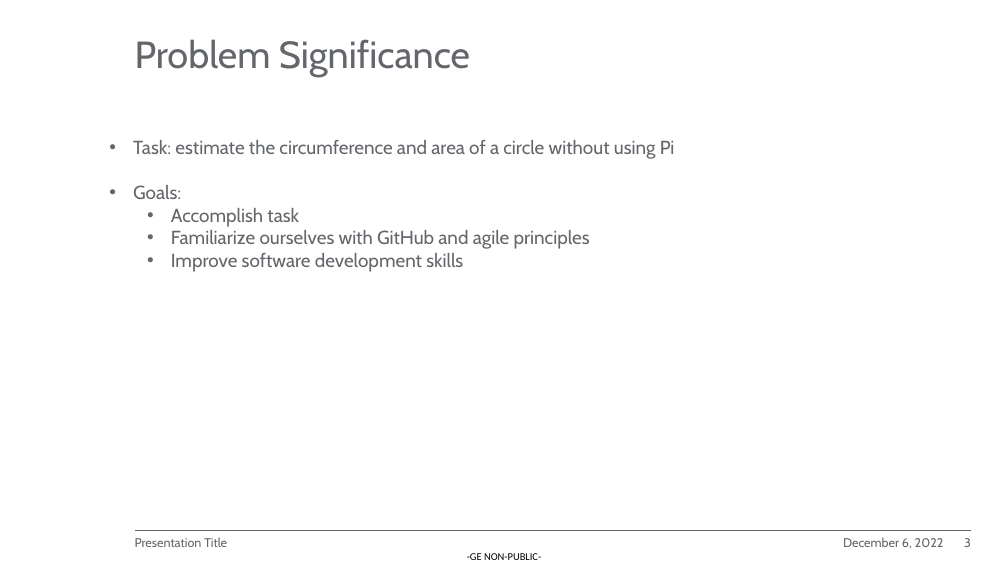
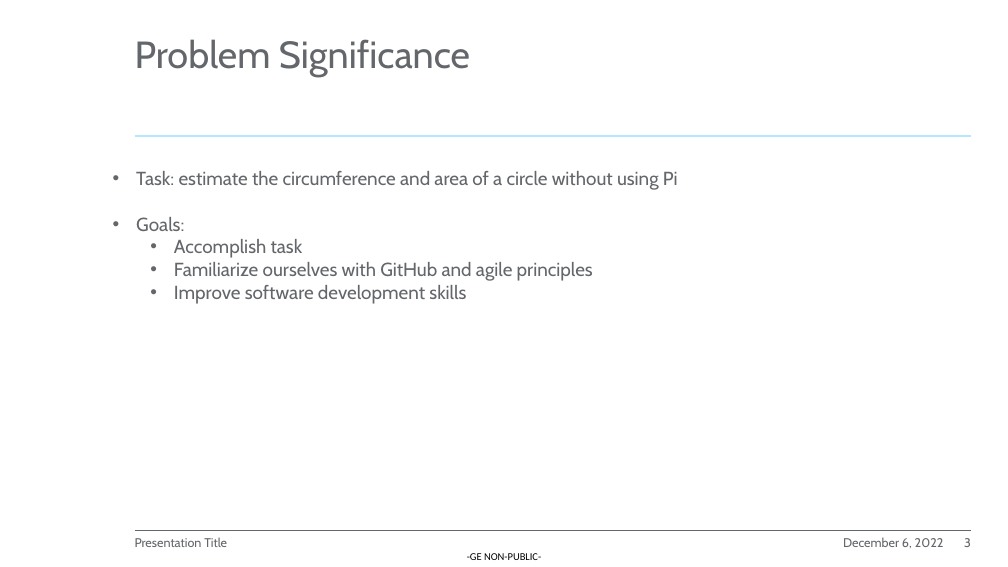
Before and after one commit to EEDP-2022-A/A-Course_Software_Homework_2022, a slide deck: slide 3 of Sprint Review PPT.pptx. Drawn at 1008x567 pixels with LibreOffice and Linux fonts; fonts in the diff are those of the drawing; background and template pictures are left out. Boxes give left, top, right and bottom in pixels: in the first picture for what was removed or moved away, otherwise in the second. Text is boxed around its words. In the diff, an @@ line names an element or a change of style, - is before the commit and + after.

```diff
--- a/Sprint Review PPT.pptx
+++ b/Sprint Review PPT.pptx
@@ line added from (135, 136) to (972, 136), #B7E6FF 1.5 pt @@
@@ line added from (228, 136) to (972, 136), #BDC7EC 1.5 pt @@
@@ text "Task: estimate the circumference and ...": place and size @@
-text "Task: estimate the circumference and ..." at box(133, 140, 675, 272)
+text "Task: estimate the circumference and ..." at box(136, 171, 678, 304)
```
Also in this commit, not shown: 3 other slides changed.
